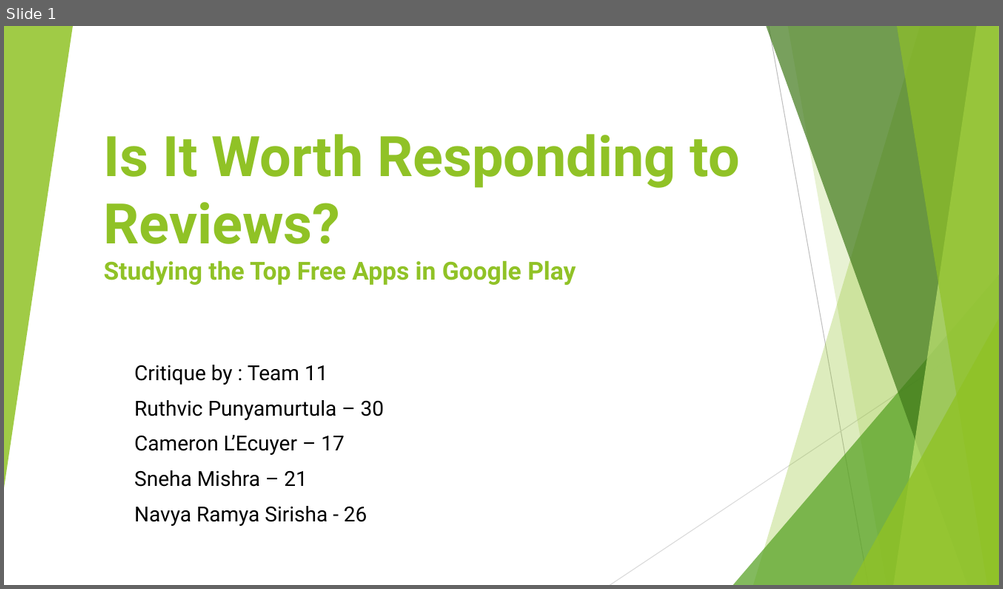
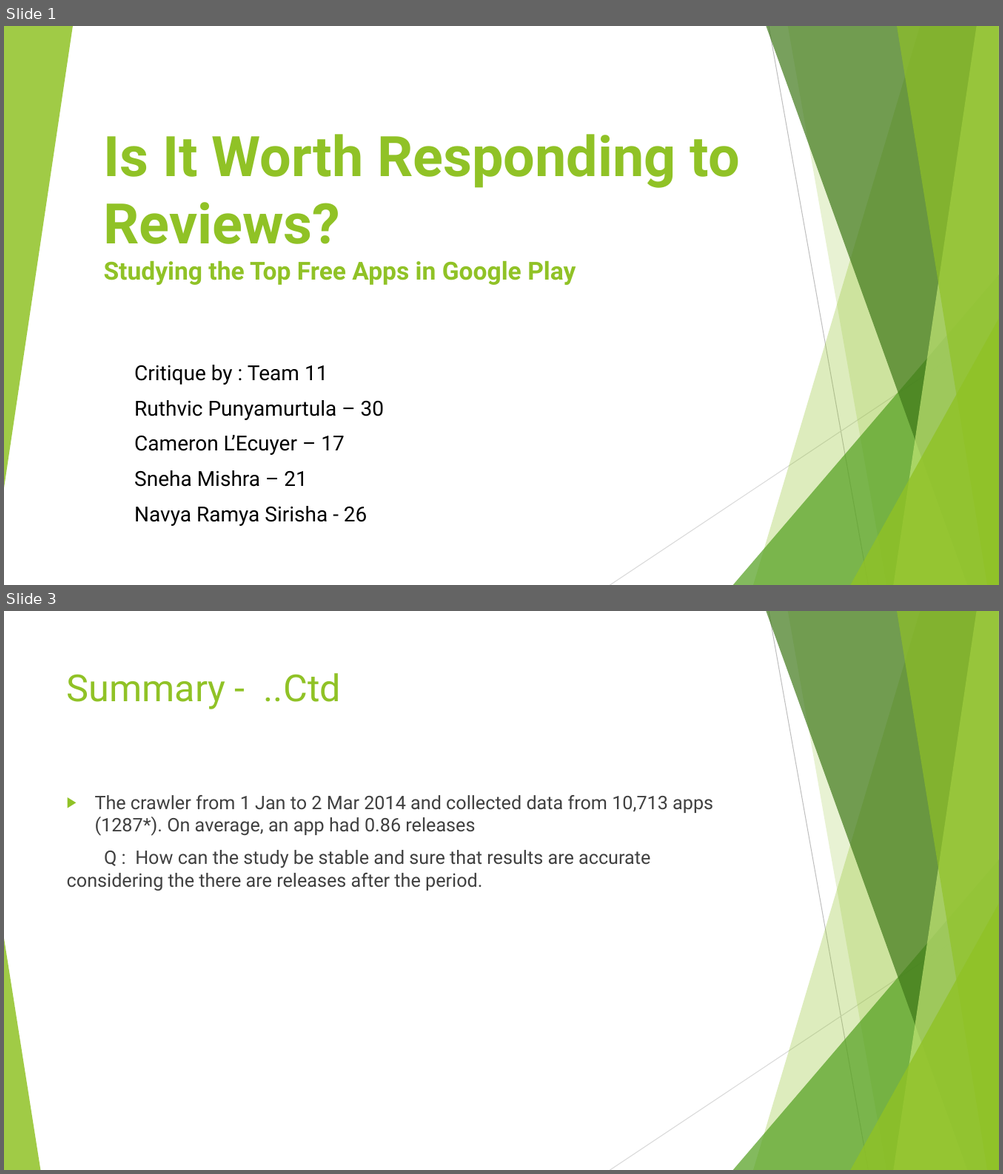
Before and after one commit to Ruthvicp/CS5551_Team_11_Project, a slide deck: Documentation/Critique/Critique.pptx. Shown one above the other, each under a label of ours: slide 1 before the commit, slides 1 and 3 after it; the slides between them are not shown. The pictures are 1003x589 and 1003x1174 pixels, drawn with LibreOffice and Linux fonts; fonts in the diff are those of the drawing. Boxes give left, top, right and bottom in pixels: in the first picture for what was removed or moved away, otherwise in the second. Text is boxed around its words. In the diff, an @@ line names an element or a change of style, - is before the commit and + after.

```diff
--- a/Documentation/Critique/Critique.pptx
+++ b/Documentation/Critique/Critique.pptx
@@ slide 3 added at [4,611,999,1170], background #FFFFFF; not listed: 9 template elements that a slide beside it also shows @@
@@ title added at [67,673,341,709], 36 pt, text #90C226 @@
+Summary - ..Ctd
@@ text added at [67,795,713,891], 18 pt, text #404040 @@
+▶ The crawler from 1 Jan to 2 Mar 2014 and collected data from 10,713 apps (1287*). On average, an app had 0.86 releases
+Q : How can the study be stable and sure that results are accurate considering the there are releases after the period.
@@ triangle added at [4,939,40,1170], fill #90C226 at 85% opacity @@
```
Also in this commit, not shown: 1 other slide added, 1 slide removed.
